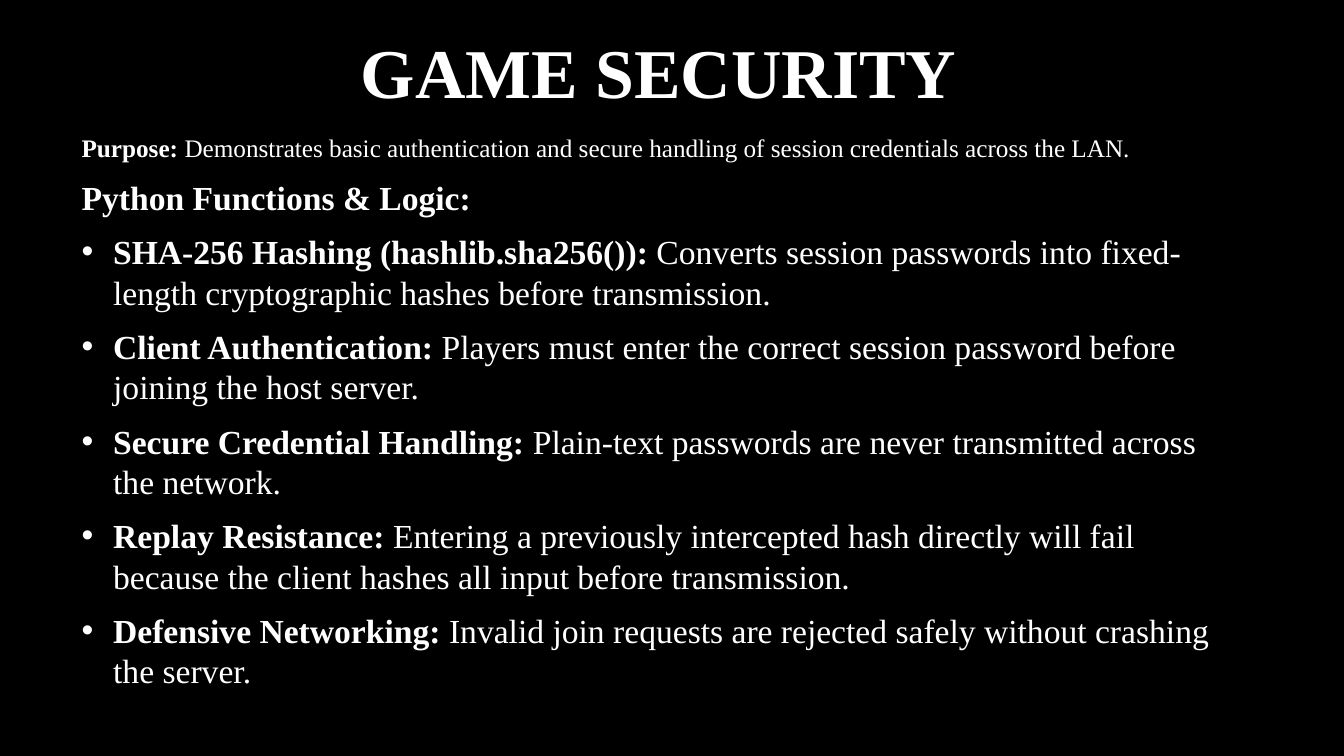
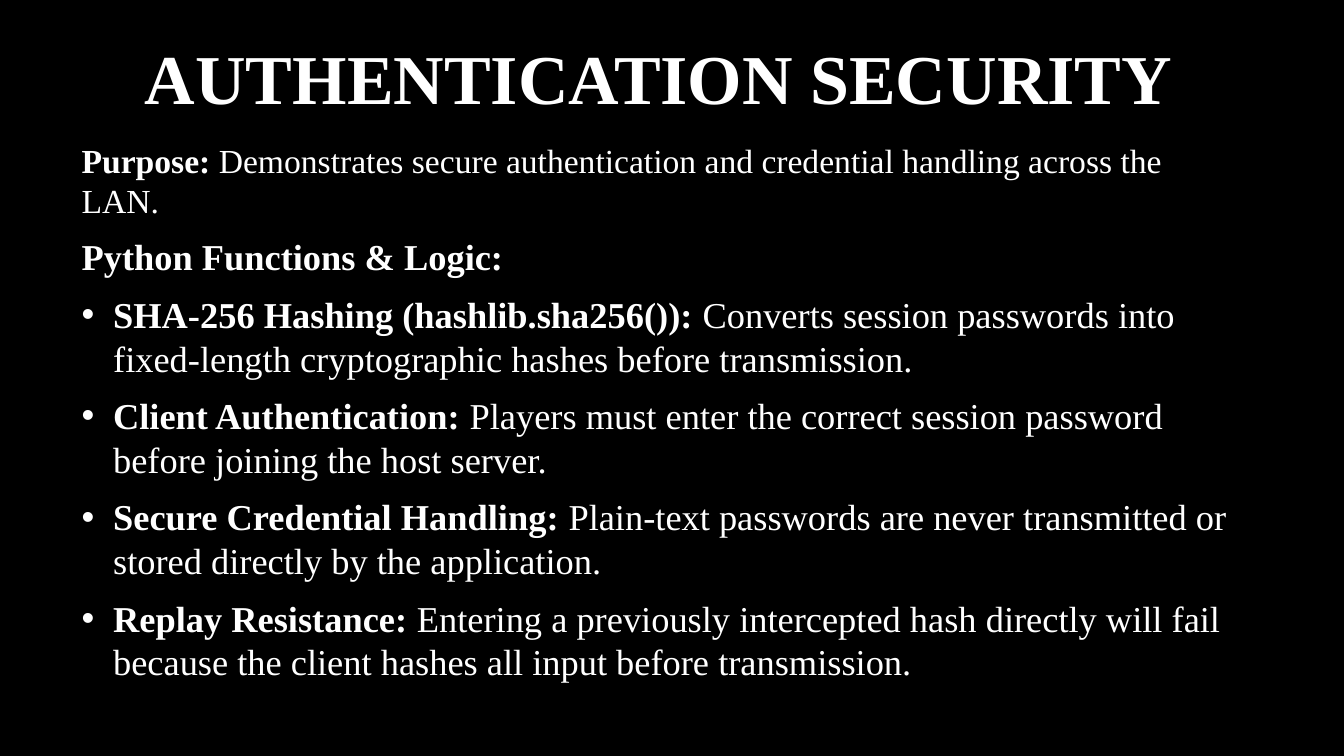
Before and after one commit to tadkins01/PI_Project, a slide deck: slide 3 of Everyone/THE_FinalPiParty.pptx. Drawn at 1344x756 pixels with LibreOffice and Linux fonts; fonts in the diff are those of the drawing; background and template pictures are left out. Boxes give left, top, right and bottom in pixels: in the first picture for what was removed or moved away, otherwise in the second. Text is boxed around its words. In the diff, an @@ line names an element or a change of style, - is before the commit and + after.

Commit message:
split security into two

```diff
--- a/Everyone/THE_FinalPiParty.pptx
+++ b/Everyone/THE_FinalPiParty.pptx
@@ title at box(145, 57, 1172, 105): text changed @@
-GAME SECURITY
+AUTHENTICATION SECURITY
@@ text at box(82, 149, 1162, 214): text changed; size 18 to 24 pt @@
-Purpose: Demonstrates basic authentication and secure handling of session credentials across the LAN.
+Purpose: Demonstrates secure authentication and credential handling across the LAN.
@@ text at box(82, 244, 1220, 682): size 24 to 26 pt in "Python Functions & Logic:", "SHA-256 Hashing (hashlib.sha256()): Converts session passwor ...", "Client Authentication: Players must enter the correct ...", "Replay Resistance: Entering a previously intercepted hash ..." @@
@@ text at box(113, 504, 1226, 581): text changed; size 24 to 26 pt @@
-• Secure Credential Handling: Plain-text passwords are never transmitted across the network.
+• Secure Credential Handling: Plain-text passwords are never transmitted or stored directly by the application.
@@ text at box(113, 619, 1209, 684): paragraph removed @@
-• Defensive Networking: Invalid join requests are rejected safely without crashing the server.
```
Also in this commit, not shown: 1 other slide changed, 1 slide added.
